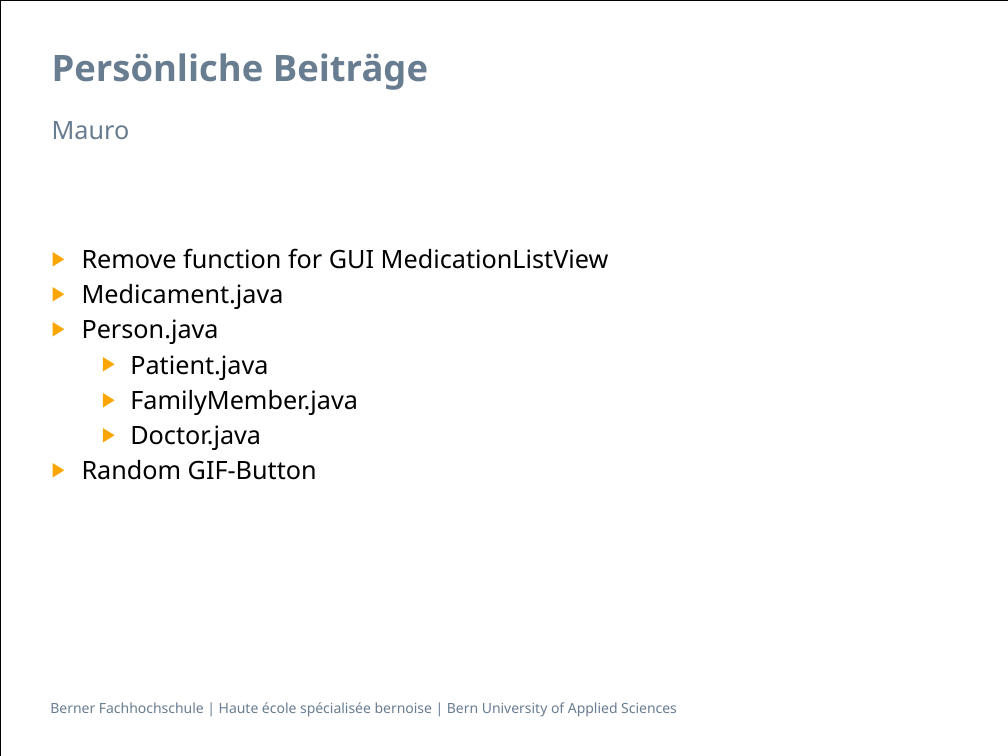
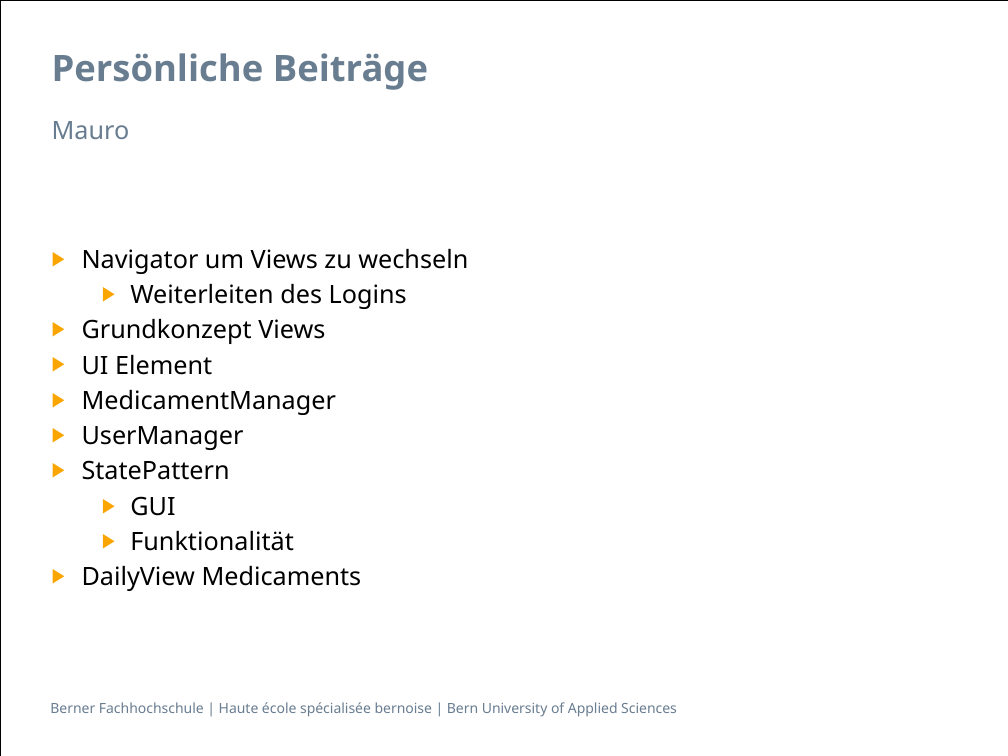
Before and after one commit to zyssm4/ch.bfh.btx8081.w2015.red, a slide deck: slide 12 of doc/Task14/task14_presentation Schlurp.pptx. Drawn at 1008x756 pixels with LibreOffice and Linux fonts; fonts in the diff are those of the drawing; background and template pictures are left out. Boxes give left, top, right and bottom in pixels: in the first picture for what was removed or moved away, otherwise in the second. Text is boxed around its words. In the diff, an @@ line names an element or a change of style, - is before the commit and + after.

```diff
--- a/doc/Task14/task14_presentation Schlurp.pptx
+++ b/doc/Task14/task14_presentation Schlurp.pptx
@@ text at (82, 249, 468, 591): text changed @@
-▶ Remove function for GUI MedicationListView
-▶ Medicament.java
-▶ Person.java
-  ▶ Patient.java
-  ▶ FamilyMember.java
-  ▶ Doctor.java
-▶ Random GIF-Button
+▶ Navigator um Views zu wechseln
+  ▶ Weiterleiten des Logins
+▶ Grundkonzept Views
+▶ UI Element
+▶ MedicamentManager
+▶ UserManager
+▶ StatePattern
+  ▶ GUI
+  ▶ Funktionalität
+▶ DailyView Medicaments
```
